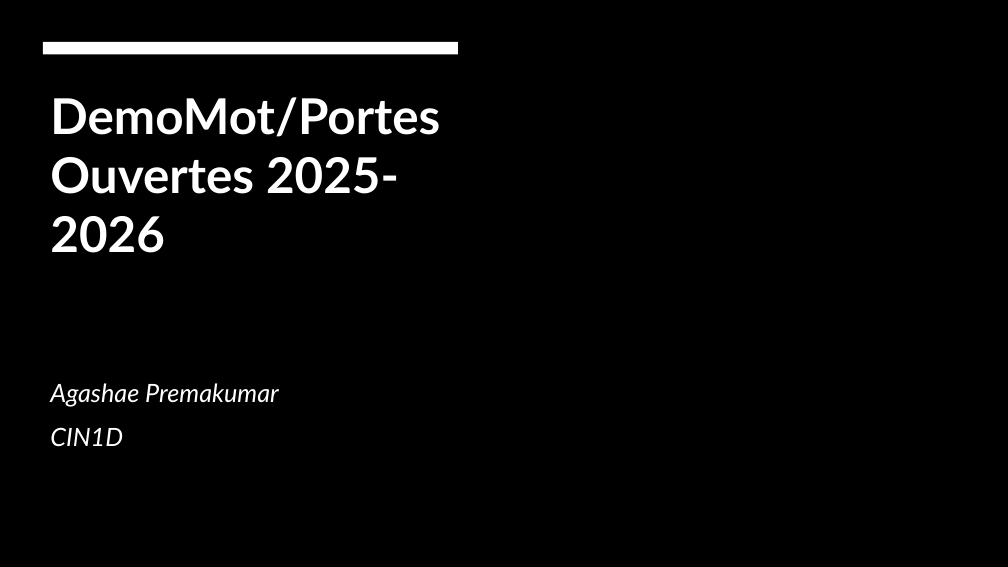
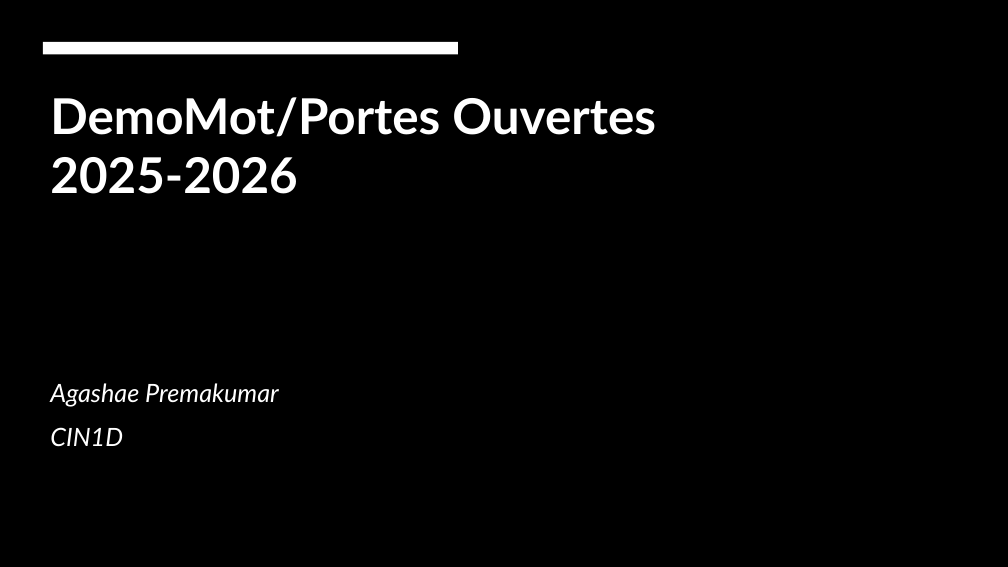
Before and after one commit to Agashae/MoonWebsite, a slide deck: slide 1 of annexe/Presentation.pptx. Drawn at 1008x567 pixels with LibreOffice and Linux fonts; fonts in the diff are those of the drawing; background and template pictures are left out. Boxes give left, top, right and bottom in pixels: in the first picture for what was removed or moved away, otherwise in the second. Text is boxed around its words. In the diff, an @@ line names an element or a change of style, - is before the commit and + after.

```diff
--- a/annexe/Presentation.pptx
+++ b/annexe/Presentation.pptx
@@ title "DemoMot/Portes Ouvertes 2025-2026" rewrapped from <box>50,97,440,253</box> to <box>50,97,656,194</box> @@
```
Also in this commit, not shown: 2 slides added, 8 other files.
